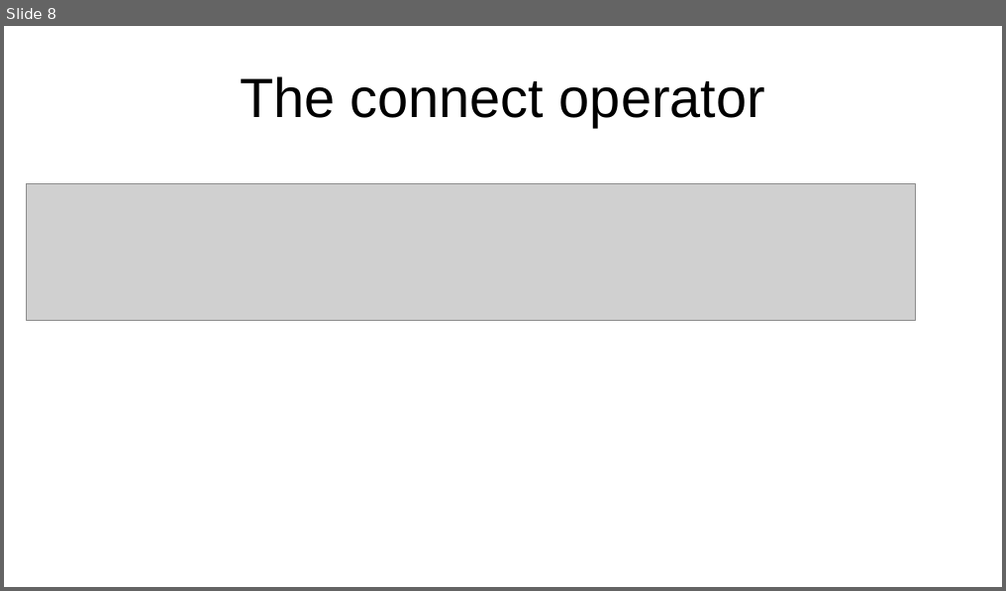
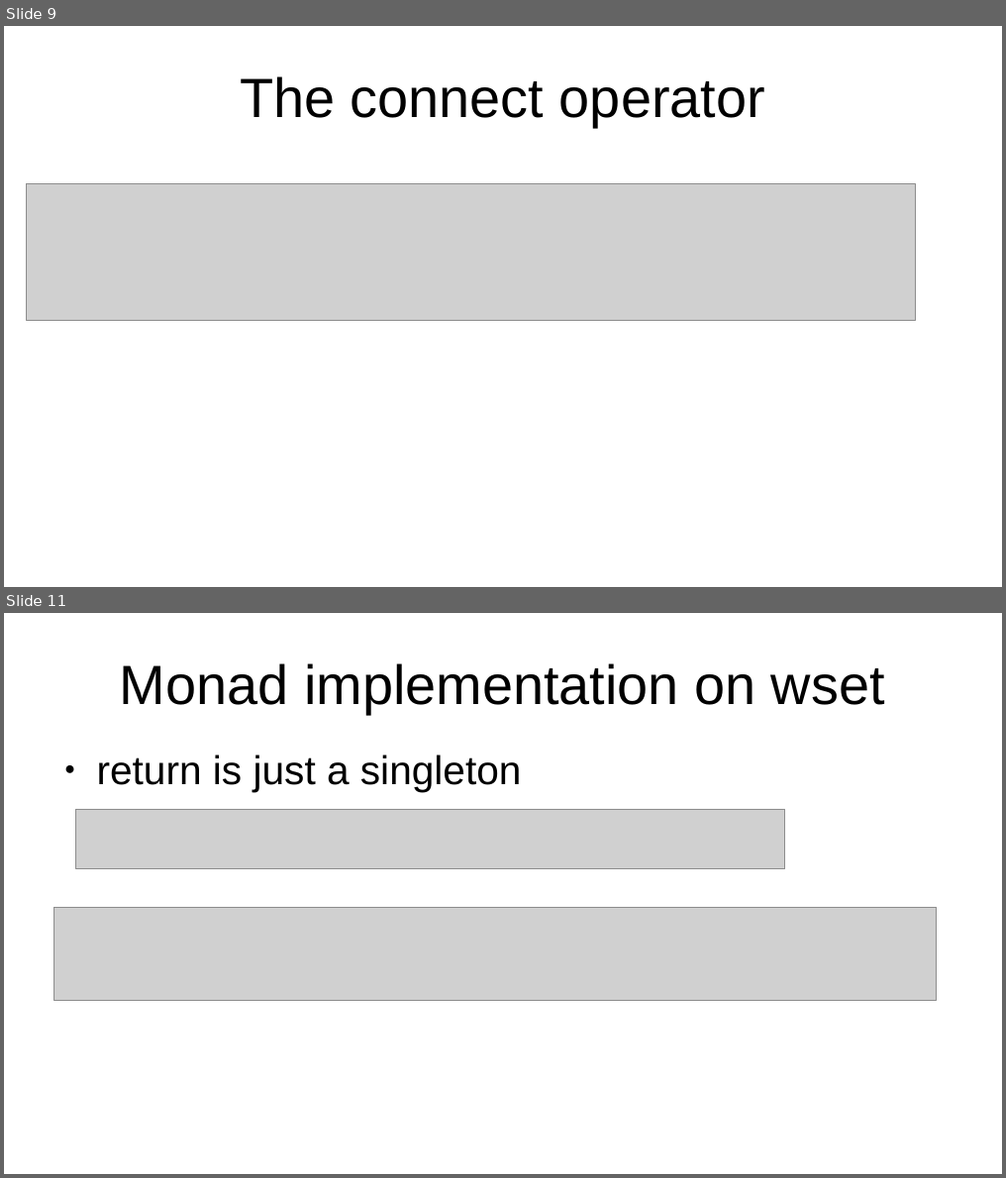
Before and after one commit to ThomdenDK/POCS, a slide deck: POCS_Exam.odp. Shown one above the other, each under a label of ours: slide 8 before the commit, slides 9 and 11 after it; the slides between them are not shown. The pictures are 1006x591 and 1006x1178 pixels, drawn with LibreOffice and Linux fonts; fonts in the diff are those of the drawing; grey boxes stand for pictures. Boxes give left, top, right and bottom in pixels: in the first picture for what was removed or moved away, otherwise in the second. Text is boxed around its words. In the diff, an @@ line names an element or a change of style, - is before the commit and + after.

```diff
--- a/POCS_Exam.odp
+++ b/POCS_Exam.odp
@@ slide 11 added at (4,613,1002,1174), background #FFFFFF @@
@@ title added at (120,663,885,714), 44 pt, text #000000 @@
+Monad implementation on wset
@@ text added at (97,755,522,792), 32 pt, text #000000 @@
+● return is just a singleton
@@ picture added at (76,809,785,870) @@
@@ picture added at (54,907,937,1000) @@
@@ what was slide 8 is now slide 9 @@
```
Also in this commit, not shown: 4 slides changed, 13 other slides added, 3 other files.
